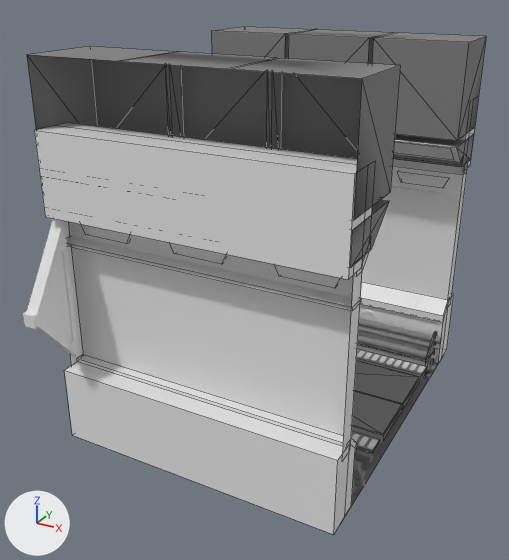
Two versions of the FBX model Assets/FBX/Corridoors/Corridor_Chunk_3.fbx, one commit apart.
Before and after are seen from a 50 mm lens placed at (3.12, -11.77, 7.86), pointed at (-3.03, -0.59, 2.26). The axes (+X, +Y, +Z) are drawn at lower left. The lights are the same throughout. Mesh edges are drawn as thin lines on the coarser meshes. Where no turn or scale is listed for an object, it has been applied to the vertices.
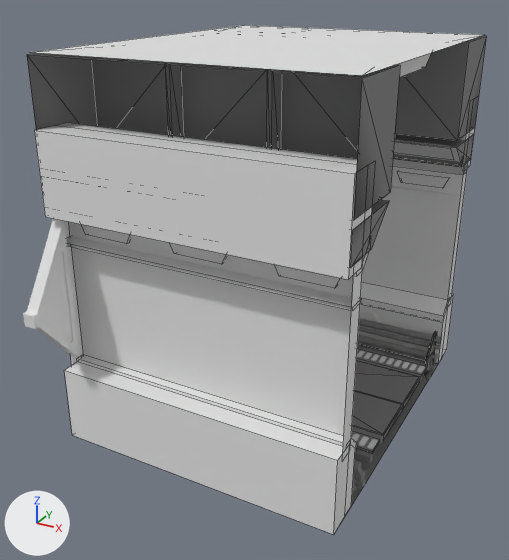
Edits to the scene script, one JSON object a line:
```json
{"op": "add", "block": "me_cube", "code": ["me_cube = bpy.data.meshes.new('Cube')", "me_cube.from_pydata(...)  # 20 vertices, 18 faces; spans x -5.49..0.0, y -3.39..3.39, z 6.31..6.69"]}
{"op": "add", "block": "ob_roof_3", "code": ["ob_roof_3 = bpy.data.objects.new('Roof_3', me_cube)", "ob_roof_3.location = (0.0, 0.0, 0.0)"]}
```

Where the change shows, as pixel boxes (x1, y1, x2, y2) in the pictures (509 x 560 px):
```json
{"object": "Roof_3", "change": "added", "after": [31, 25, 483, 77]}
```
